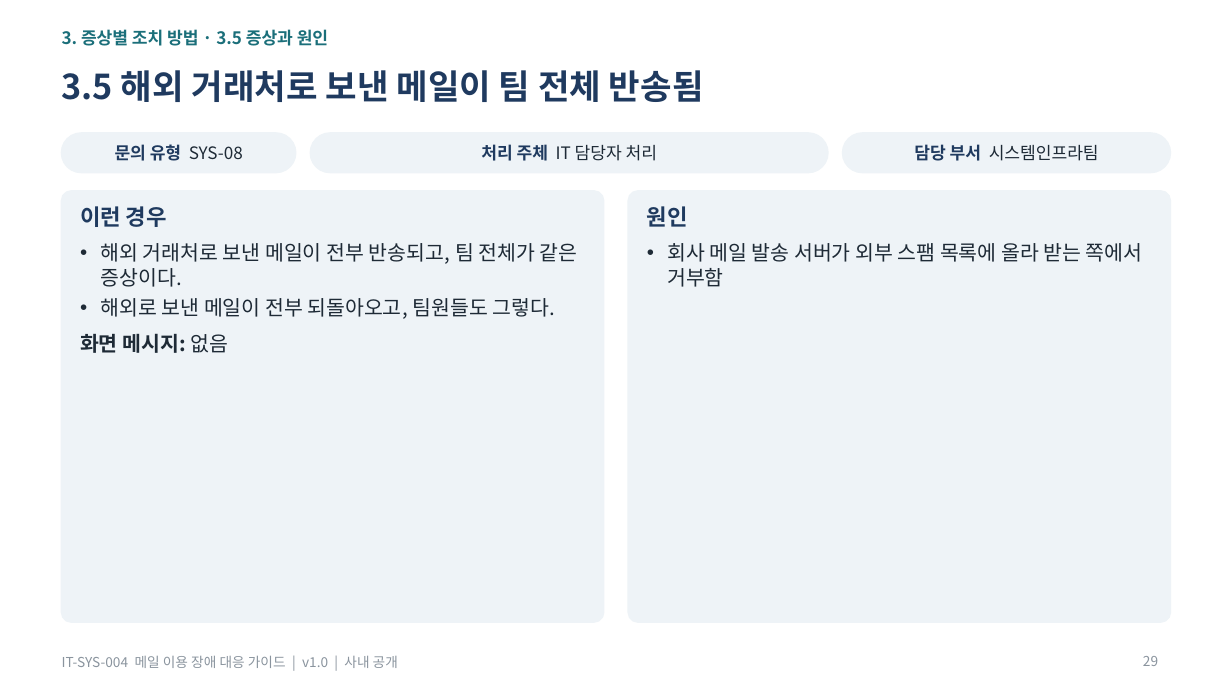
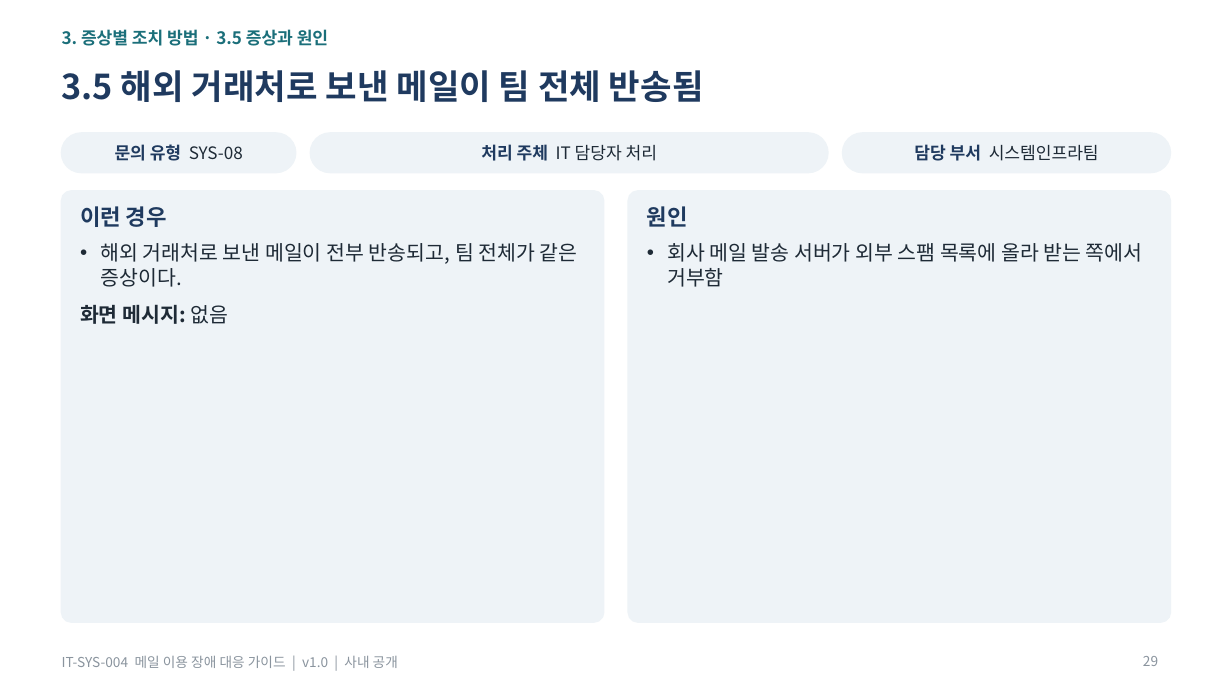
Before and after one commit to issue-helpdesk/issue-helpdesk, a slide deck: slide 29 of dataset/guides/SYS/guide/IT-SYS-004_메일 이용 장애 대응 가이드.pptx. Drawn at 1232x693 pixels with LibreOffice and Linux fonts; fonts in the diff are those of the drawing. Boxes give left, top, right and bottom in pixels: in the first picture for what was removed or moved away, otherwise in the second. Text is boxed around its words. In the diff, an @@ line names an element or a change of style, - is before the commit and + after.

```diff
--- a/dataset/guides/SYS/guide/IT-SYS-004_메일 이용 장애 대응 가이드.pptx
+++ b/dataset/guides/SYS/guide/IT-SYS-004_메일 이용 장애 대응 가이드.pptx
@@ text at (101,298,555,319): paragraph removed @@
-• 해외로 보낸 메일이 전부 되돌아오고, 팀원들도 그렇다.
```
Also in this commit, not shown: 2 other slides changed, 32 other files.
